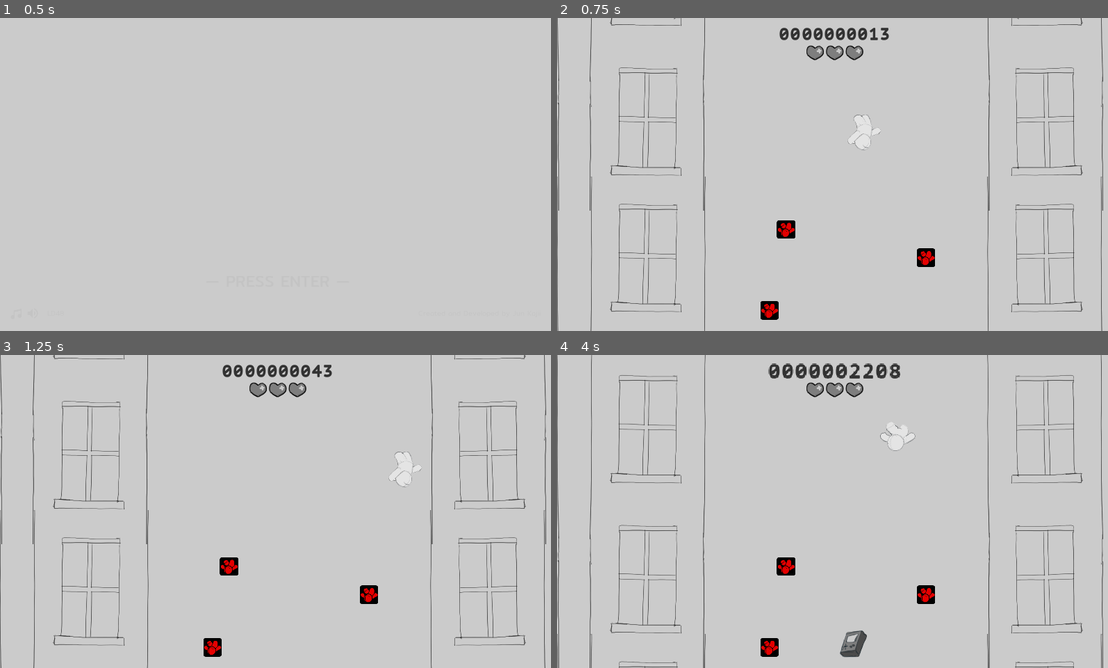
Above: before the commit, frames 1-4 (two rows, left to right).
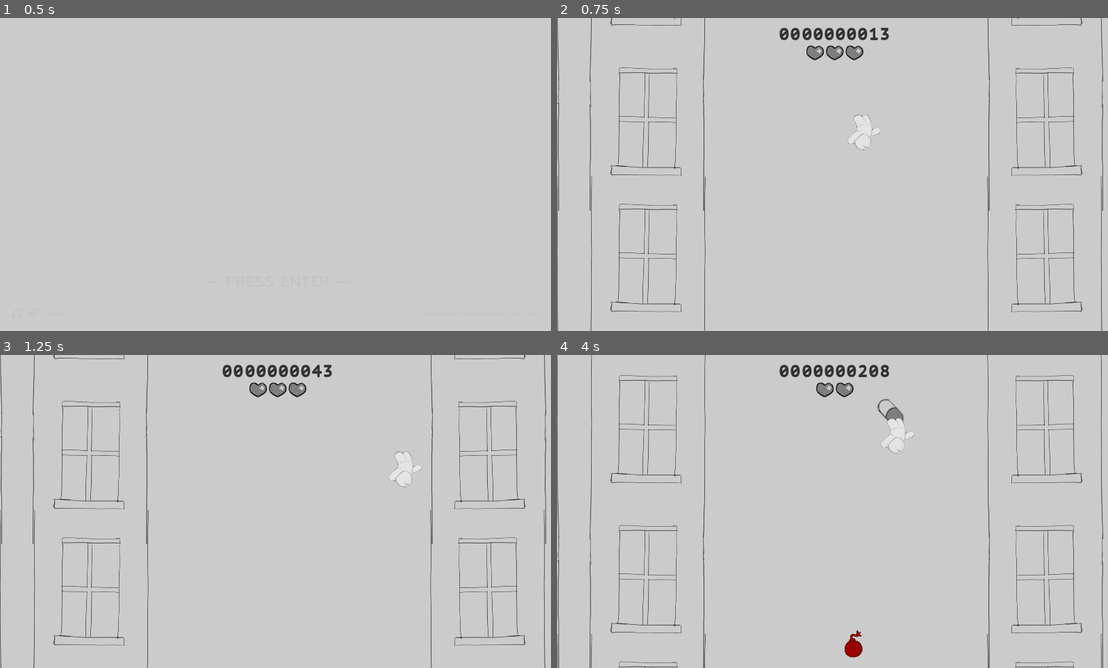
Above: after the commit, the same moments.

Repository: junkajii/LD48
Game: Godot game, scene res://src/ui/Menu.tscn
The game is run twice, just before and just after one commit, with the same random seed, the same clock (stepped at 60 frames per second) and the same inputs. Sound files missing from this copy of the repository are replaced by a short silence.
Inputs (mouse positions are in pixels of both pictures, inside the frame that each line leads up to):
- Up to frame 1 (0.5 s): no input
- Up to frame 2 (0.75 s): tap Enter (ui_accept) at 0.5, 0.6 s; move the mouse to (959, 158) at 0.52 s; hold D (ui_right) from 0.53 s (still down); click (959, 158) at 0.67 s
- Up to frame 3 (1.25 s): keep holding D (ui_right); tap Enter (ui_accept) at 0.77, 1.07 s
- Up to frame 4 (4 s): move the mouse to (722, 527) at 1.27 s; release D (ui_right) at 1.28 s; hold S (ui_down) 1.28-2.03 s; tap Enter (ui_accept) at 1.35, 1.52, 1.82, 2.1, 2.85, 3.02, 3.32, 3.6, 3.77 s; click (722, 527) at 1.42 s; move the mouse to (893, 442) at 2.02 s; hold D (ui_right) 2.03-2.78 s; click (893, 442) at 2.17 s; move the mouse to (804, 574) at 2.77 s; hold W (ui_up) 2.78-3.53 s; click (804, 574) at 2.92 s; move the mouse to (1003, 558) at 3.52 s; hold A (ui_left) from 3.53 s (still down); click (1003, 558) at 3.67 s

Frame 1 is identical in both runs. In frame 2, 0.6% of the frame differs, in the area x 36-69%, y 64-97%; in frame 3, 0.6%; in frame 4, 2.3%, in the area x 36-69%, y 2-97%.

Commit message:
🚧 WIP

Diff:
--- a/Main.tscn
+++ b/Main.tscn
@@ -1,9 +1,8 @@
-[gd_scene load_steps=9 format=2]
+[gd_scene load_steps=8 format=2]
 
 [ext_resource path="res://src/player/Player.tscn" type="PackedScene" id=1]
 [ext_resource path="res://assets/audio/LD48-theme.wav" type="AudioStream" id=2]
 [ext_resource path="res://Main.gd" type="Script" id=3]
-[ext_resource path="res://Enemy.tscn" type="PackedScene" id=4]
 [ext_resource path="res://src/ui/StatusBar.tscn" type="PackedScene" id=10]
 [ext_resource path="res://building.png" type="Texture" id=12]
 [ext_resource path="res://ParallaxBackground.gd" type="Script" id=13]
@@ -42,12 +41,3 @@
 
 [node name="Spawner" parent="." instance=ExtResource( 14 )]
 position = Vector2( 0, 384 )
-
-[node name="Enemy" parent="." instance=ExtResource( 4 )]
-position = Vector2( 1274.64, 827.215 )
-
-[node name="Enemy2" parent="." instance=ExtResource( 4 )]
-position = Vector2( 734.03, 1008.75 )
-
-[node name="Enemy3" parent="." instance=ExtResource( 4 )]
-position = Vector2( 791.429, 729.771 )
--- a/SpawnePoints.gd
+++ b/SpawnePoints.gd
@@ -5,17 +5,21 @@
 const gameboy = preload("res://src/collectables/Gameboy.tscn")
 const hotdog = preload("res://src/collectables/HotDog.tscn")
 const coin = preload("res://src/collectables/Coin.tscn")
+const bomb = preload("res://src/Enemys/Bomb.tscn")
+const jaw = preload("res://src/Enemys/Jaw.tscn")
+const knife = preload("res://src/Enemys/Knife.tscn")
+const spike = preload("res://src/Enemys/Spike.tscn")
 
-onready var collectables = [pill, soda, gameboy, hotdog, coin]
+onready var collectables = [pill, soda, gameboy, hotdog, coin, bomb, jaw, knife, spike]
 onready var spawn_points = $SpawnePoints
 var rng = RandomNumberGenerator.new()
 var last_num
 
 func get_collectable() -> PackedScene:
 #	collectables.shuffle()
-	var num = rng.randi_range(0, 4)
+	var num = rng.randi_range(0, 8)
 	while(num == last_num):
-		num = rng.randi_range(0, 4)
+		num = rng.randi_range(0, 8)
 	last_num = num
 	return collectables[num]
 
--- a/project.godot
+++ b/project.godot
@@ -17,7 +17,7 @@
 "base": "Area2D",
 "class": "Enemy",
 "language": "GDScript",
-"path": "res://Enemy.gd"
+"path": "res://src/Enemys/Enemy.gd"
 } ]
 _global_script_class_icons={
 "Collectable": "",
--- /dev/null
+++ b/src/Enemys/Bomb.tscn
@@ -0,0 +1,29 @@
+[gd_scene load_steps=5 format=2]
+
+[ext_resource path="res://src/Enemys/Enemy.gd" type="Script" id=1]
+[ext_resource path="res://assets/sprites/enemys-1.png" type="Texture" id=2]
+[ext_resource path="res://assets/audio/Hit_Hurt4.wav" type="AudioStream" id=3]
+
+[sub_resource type="CircleShape2D" id=1]
+radius = 30.5694
+
+[node name="Enemy" type="Area2D"]
+monitoring = false
+collision_layer = 4
+script = ExtResource( 1 )
+
+[node name="Sprite" type="Sprite" parent="."]
+modulate = Color( 1, 0, 0, 1 )
+texture = ExtResource( 2 )
+
+[node name="CollisionShape2D" type="CollisionShape2D" parent="."]
+position = Vector2( -0.594589, 17.2435 )
+shape = SubResource( 1 )
+
+[node name="AudioStreamPlayer2D" type="AudioStreamPlayer2D" parent="."]
+stream = ExtResource( 3 )
+volume_db = -8.0
+
+[node name="VisibilityNotifier2D" type="VisibilityNotifier2D" parent="."]
+
+[connection signal="screen_exited" from="VisibilityNotifier2D" to="." method="_on_VisibilityNotifier2D_screen_exited"]
--- a/Enemy.gd
+++ b/src/Enemys/Enemy.gd
@@ -1,7 +1,7 @@
 class_name Enemy
 extends Area2D
 
-const SPEED = 0
+const SPEED = 1000
 onready var audio_player = $AudioStreamPlayer2D
 
 func _process(delta):
@@ -11,3 +11,7 @@
 	audio_player.play()
 	yield($AudioStreamPlayer2D,"finished")
 	queue_free()
+
+
+func _on_VisibilityNotifier2D_screen_exited():
+	queue_free()
--- /dev/null
+++ b/src/Enemys/Jaw.tscn
@@ -0,0 +1,26 @@
+[gd_scene load_steps=5 format=2]
+
+[ext_resource path="res://src/Enemys/Enemy.gd" type="Script" id=1]
+[ext_resource path="res://assets/sprites/enemys-3.png" type="Texture" id=2]
+[ext_resource path="res://assets/audio/Hit_Hurt4.wav" type="AudioStream" id=3]
+
+[sub_resource type="CircleShape2D" id=1]
+radius = 30.5694
+
+[node name="Enemy" type="Area2D"]
+monitoring = false
+collision_layer = 4
+script = ExtResource( 1 )
+
+[node name="Sprite" type="Sprite" parent="."]
+modulate = Color( 1, 0, 0, 1 )
+texture = ExtResource( 2 )
+
+[node name="CollisionShape2D" type="CollisionShape2D" parent="."]
+shape = SubResource( 1 )
+
+[node name="AudioStreamPlayer2D" type="AudioStreamPlayer2D" parent="."]
+stream = ExtResource( 3 )
+volume_db = -8.0
+
+[node name="VisibilityNotifier2D" type="VisibilityNotifier2D" parent="."]
--- /dev/null
+++ b/src/Enemys/Knife.tscn
@@ -0,0 +1,27 @@
+[gd_scene load_steps=5 format=2]
+
+[ext_resource path="res://src/Enemys/Enemy.gd" type="Script" id=1]
+[ext_resource path="res://assets/sprites/enemys-0.png" type="Texture" id=2]
+[ext_resource path="res://assets/audio/Hit_Hurt4.wav" type="AudioStream" id=3]
+
+[sub_resource type="CapsuleShape2D" id=1]
+radius = 14.4084
+height = 66.2269
+
+[node name="Enemy" type="Area2D"]
+monitoring = false
+collision_layer = 4
+script = ExtResource( 1 )
+
+[node name="Sprite" type="Sprite" parent="."]
+modulate = Color( 1, 0, 0, 1 )
+texture = ExtResource( 2 )
+
+[node name="CollisionShape2D" type="CollisionShape2D" parent="."]
+shape = SubResource( 1 )
+
+[node name="AudioStreamPlayer2D" type="AudioStreamPlayer2D" parent="."]
+stream = ExtResource( 3 )
+volume_db = -8.0
+
+[node name="VisibilityNotifier2D" type="VisibilityNotifier2D" parent="."]
--- a/Enemy.tscn
+++ b/src/Enemys/Spike.tscn
@@ -1,14 +1,13 @@
 [gd_scene load_steps=5 format=2]
 
-[ext_resource path="res://icon.png" type="Texture" id=1]
+[ext_resource path="res://assets/sprites/enemys-2.png" type="Texture" id=1]
 [ext_resource path="res://assets/audio/Hit_Hurt4.wav" type="AudioStream" id=2]
-[ext_resource path="res://Enemy.gd" type="Script" id=3]
+[ext_resource path="res://src/Enemys/Enemy.gd" type="Script" id=3]
 
 [sub_resource type="CircleShape2D" id=1]
 radius = 30.5694
 
 [node name="Enemy" type="Area2D"]
-position = Vector2( 1153.17, 1115.54 )
 monitoring = false
 collision_layer = 4
 script = ExtResource( 3 )
@@ -23,3 +22,5 @@
 [node name="AudioStreamPlayer2D" type="AudioStreamPlayer2D" parent="."]
 stream = ExtResource( 2 )
 volume_db = -8.0
+
+[node name="VisibilityNotifier2D" type="VisibilityNotifier2D" parent="."]
Binary file added: assets/sprites/enemys-0.png
Not shown, added: assets/sprites/enemys-0.png.import
Binary file added: assets/sprites/enemys-1.png
Not shown, added: assets/sprites/enemys-1.png.import
Binary file added: assets/sprites/enemys-2.png
Not shown, added: assets/sprites/enemys-2.png.import
Binary file added: assets/sprites/enemys-3.png
Not shown, added: assets/sprites/enemys-3.png.import
